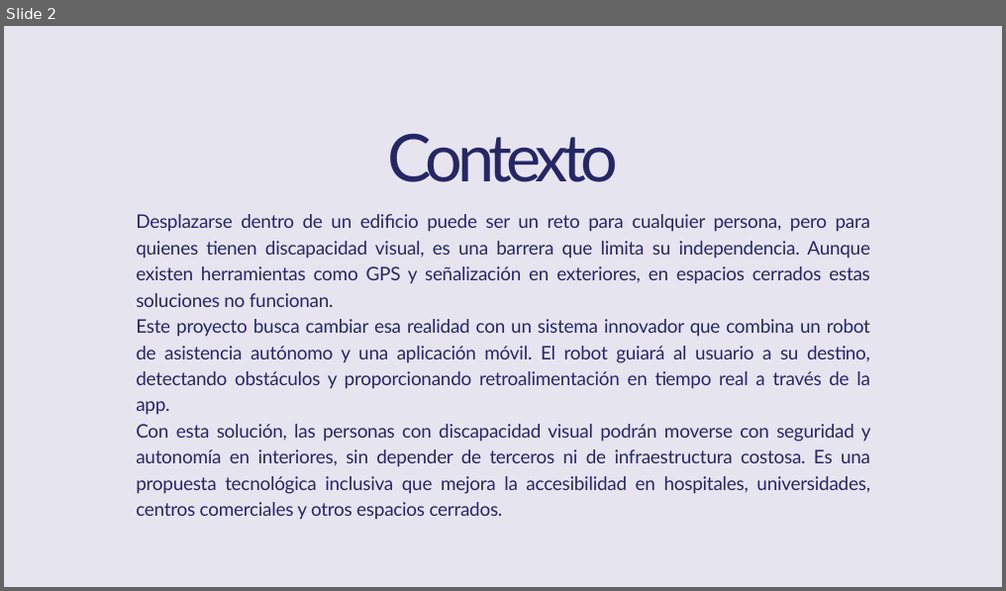
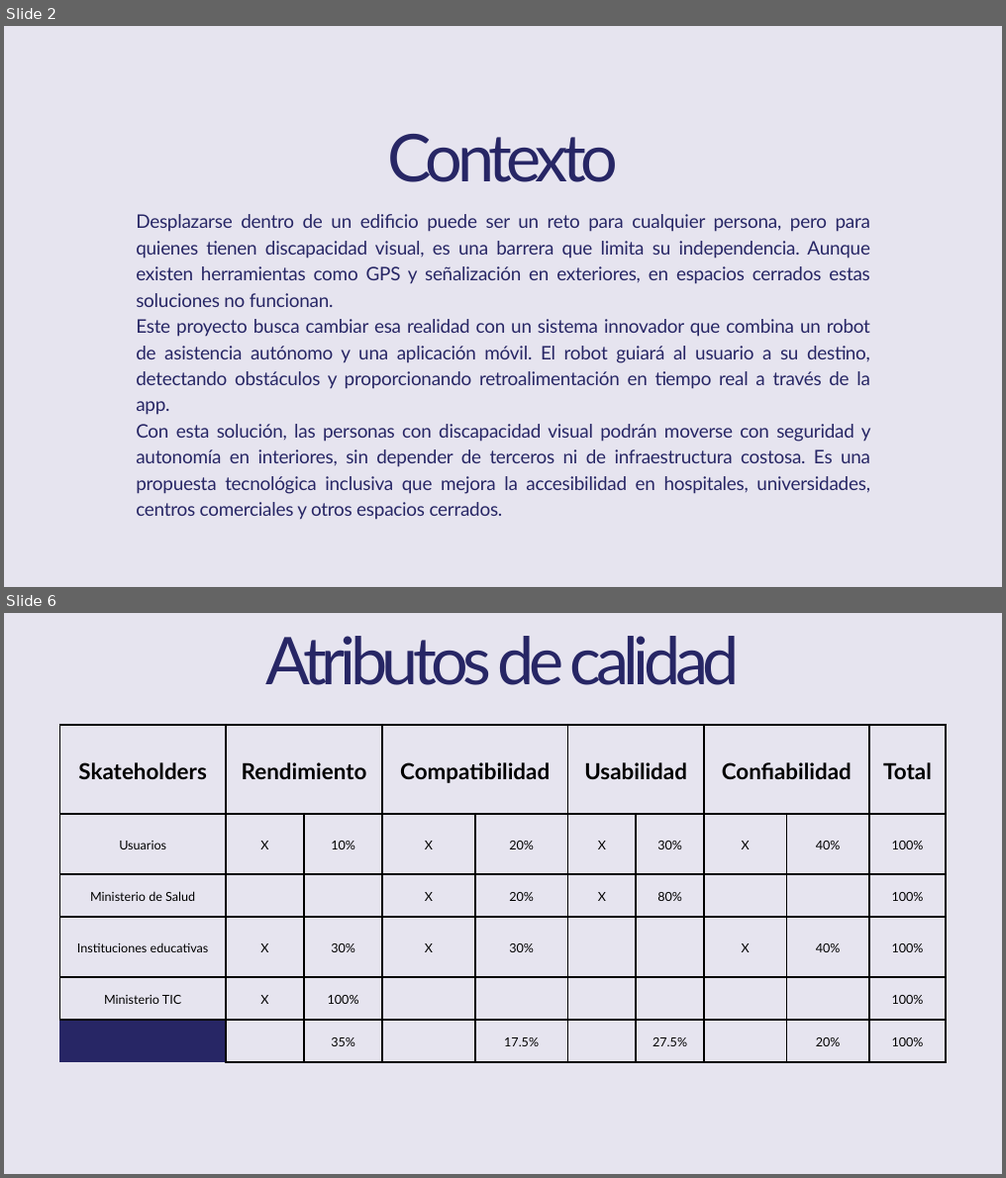
Before and after one commit to Jucer74/SoftwareArchitecture, a slide deck: Project/Context/HorusPath.context.pptx. Shown one above the other, each under a label of ours: slide 2 before the commit, slides 2 and 6 after it; the slides between them are not shown. The pictures are 1006x591 and 1006x1178 pixels, drawn with LibreOffice and Linux fonts; fonts in the diff are those of the drawing. Boxes give left, top, right and bottom in pixels: in the first picture for what was removed or moved away, otherwise in the second. Text is boxed around its words. In the diff, an @@ line names an element or a change of style, - is before the commit and + after.

```diff
--- a/Project/Context/HorusPath.context.pptx
+++ b/Project/Context/HorusPath.context.pptx
@@ slide 6 added at (4,613,1002,1174), background #E6E4EF @@
@@ text added at (266,636,740,685), 95 pt, text #272665 @@
+Atributos de calidad
@@ table added at (59,725,945,1063), 6 rows, 10 columns @@
+Skateholders | Rendimiento |  | Compatibilidad |  | Usabilidad |  | Confiabilidad |  | Total
+Usuarios | X | 10% | X | 20% | X | 30% | X | 40% | 100%
+Ministerio de Salud |  |  | X | 20% | X | 80% |  |  | 100%
+Instituciones educativas | X | 30% | X | 30% |  |  | X | 40% | 100%
+Ministerio TIC | X | 100% |  |  |  |  |  |  | 100%
+ |  | 35% |  | 17.5% |  | 27.5% |  | 20% | 100%
```
Also in this commit, not shown: 1 slide changed, 4 other slides added, 1 slide removed.
